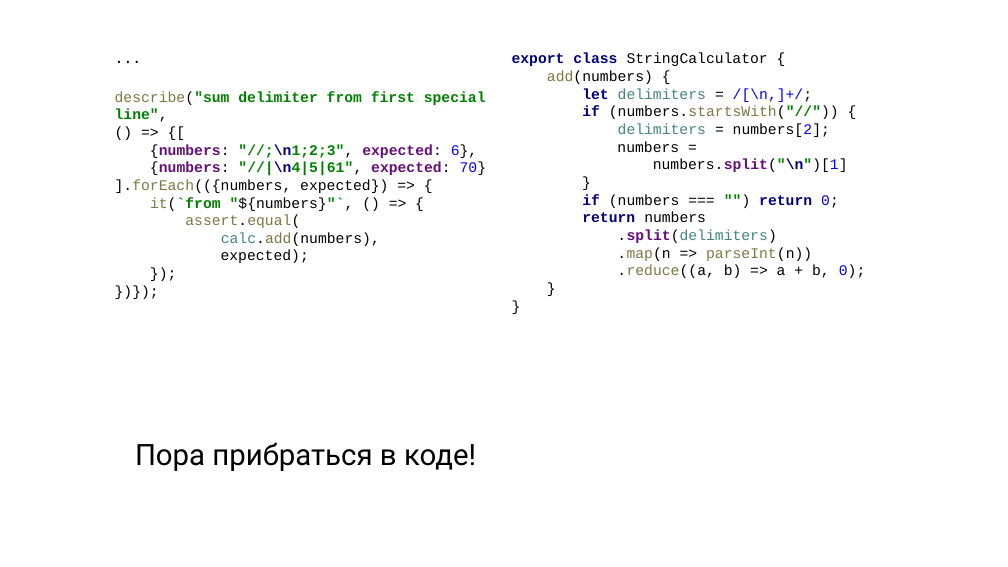
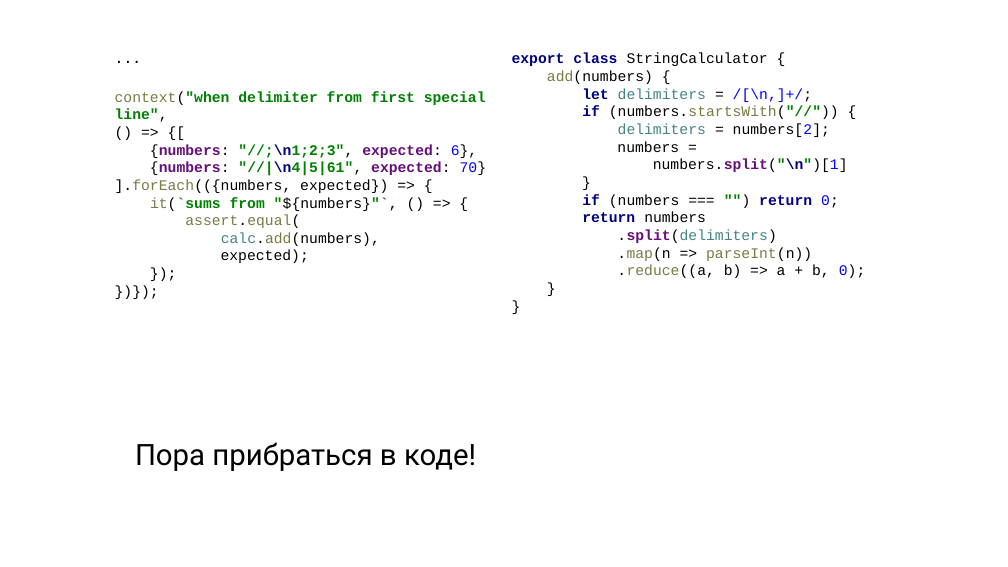
Before and after one commit to kontur-courses/tdd, a slide deck: slide 13 of js/StringCalculator TDD Kata JS.pptx. Drawn at 1008x567 pixels with LibreOffice and Linux fonts; fonts in the diff are those of the drawing. Boxes give left, top, right and bottom in pixels: in the first picture for what was removed or moved away, otherwise in the second. Text is boxed around its words. In the diff, an @@ line names an element or a change of style, - is before the commit and + after.

```diff
--- a/js/StringCalculator TDD Kata JS.pptx
+++ b/js/StringCalculator TDD Kata JS.pptx
@@ text at bbox=[115, 91, 487, 263]: text changed @@
-describe("sum delimiter from first special line",
-() => {[
-{numbers: "//;\n1;2;3", expected: 6},
-{numbers: "//|\n4|5|61", expected: 70}
-].forEach(({numbers, expected}) => {
-it(`from "${numbers}"`, () => {
-assert.equal(
-calc.add(numbers),
-expected);
-});
-})});
+context("when delimiter from first special line",
+() => {[
+{numbers: "//;\n1;2;3", expected: 6},
+{numbers: "//|\n4|5|61", expected: 70}
+].forEach(({numbers, expected}) => {
+it(`sums from "${numbers}"`, () => {
+assert.equal(
+calc.add(numbers),
+expected);
+});
+})});
```
Also in this commit, not shown: 10 other slides changed, 1 slide added, 1 slide removed, 3 other files.
